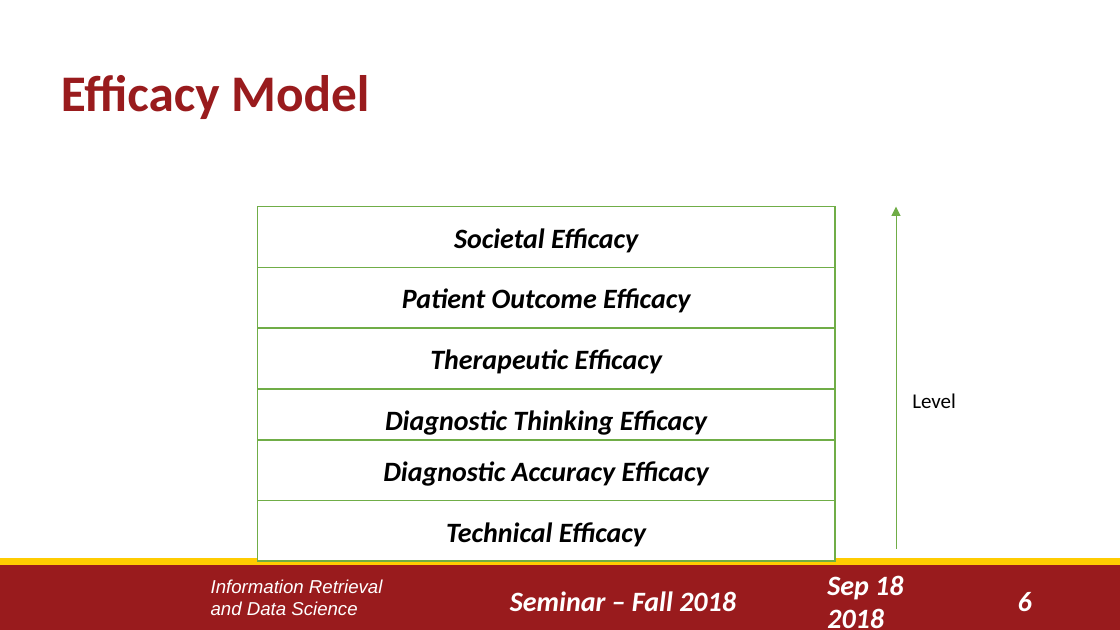
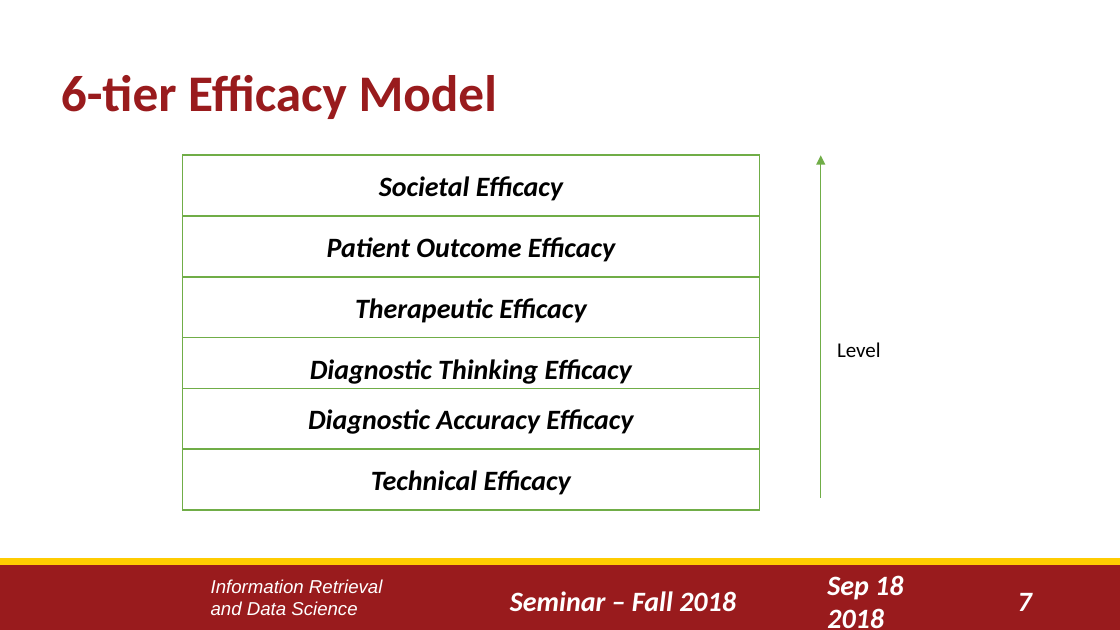
Before and after one commit to yuesOctober/survey, a slide deck: slide 7 of Presentation_1.pptx (slide 6 before the commit). Drawn at 1120x630 pixels with LibreOffice and Linux fonts; fonts in the diff are those of the drawing; background and template pictures are left out. Boxes give left, top, right and bottom in pixels: in the first picture for what was removed or moved away, otherwise in the second. Text is boxed around its words. In the diff, an @@ line names an element or a change of style, - is before the commit and + after.

```diff
--- a/Presentation_1.pptx
+++ b/Presentation_1.pptx
@@ title at [61, 75, 497, 119]: text changed @@
-Efficacy Model
+6-tier Efficacy Model
@@ 6 rectangles, 1 text, 1 arrow: place and size @@
-6 rectangles, 1 text, 1 arrow at [258, 206, 956, 561]
+6 rectangles, 1 text, 1 arrow at [183, 156, 881, 510]
@@ page number at [1018, 593, 1032, 611]: text changed @@
-6
+7
```
Also in this commit, not shown: 8 other slides changed, 2 slides added.
